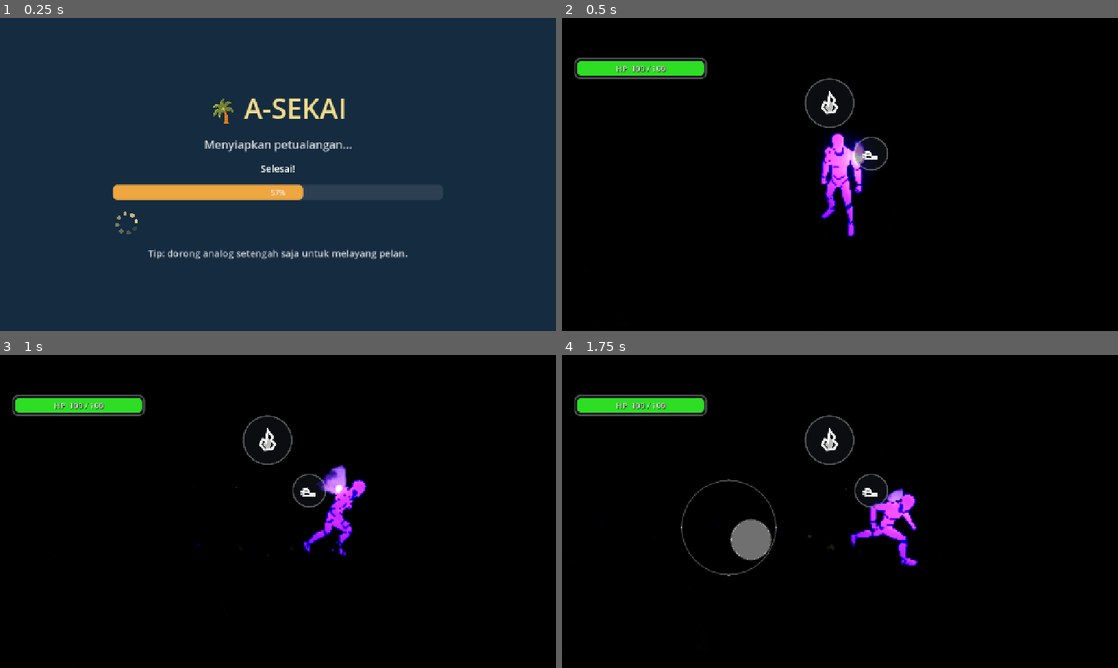
Above: before the commit, frames 1-4 (two rows, left to right).
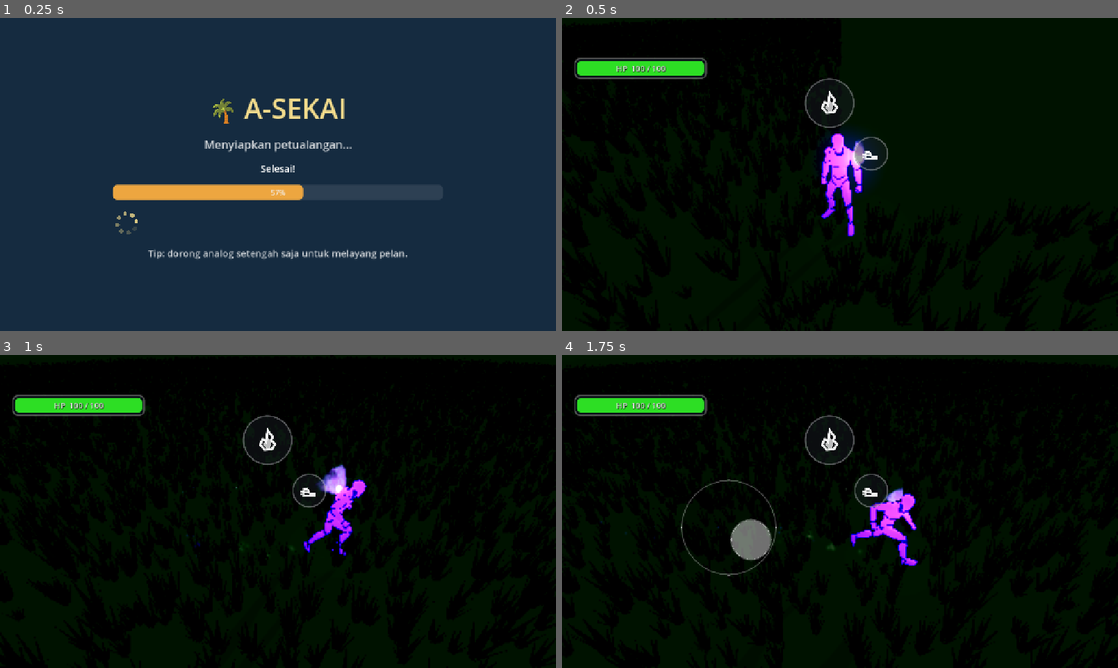
Above: after the commit, the same moments.

Repository: KyokoApp/Unity
Game: Godot game, scene res://packs/core_scripts/game_root.tscn
Two runs of this game, one before a commit and one after it. Both use one fixed random seed, a clock stepped at 60 frames per second and the inputs below. This scene is started directly instead of the project's main scene. Sound files missing from this copy of the repository are replaced by a short silence.
Inputs (mouse positions are in pixels of both pictures, inside the frame that each line leads up to):
- Up to frame 1 (0.25 s): no input
- Up to frame 2 (0.5 s): no input
- Up to frame 3 (1 s): move the mouse to (400, 495) at 0.52 s; hold Right (ui_right) from 0.53 s (still down); click (400, 495) at 0.67 s
- Up to frame 4 (1.75 s): release Right (ui_right) at 1.25 s; drag from (728, 527) to (812, 574) at 1.27 s

Frame 1 is identical in both runs. In frame 2, less than 0.1% of the frame differs, in the area x 52-55%, y 38-66%; in frame 3, 0.2%, in the area x 32-63%, y 34-65%; in frame 4, 0.2%.

Commit message:
Pulau 3km + danau/sungai + fix tanah kelihatan hitam
Permintaan user: 'map nya ubah jadi ukuran 3km x 3km dengan ada aliran
danau atau sungai dan fix itu kenapa tanah warna hitam bukan hijau'.

1) Ukuran pulau (island_shape.gd IslandShape.RADIUS): 6000->1500
   (~12km -> ~3km diameter). Dipakai otomatis oleh player.gd
   (_clamp_to_island, sudah baca IslandShape.radius_at() scr dinamis,
   tak ada angka hardcode terpisah) & shader tanah/rumput (disalin
   manual, lihat poin 2).

2) Danau + sungai baru (island_shape.gd: LAKE_*/RIVER_* + lake_factor/
   river_factor/any_water_factor) — 1 danau bundar (radius 90m) di
   (350,450), 1 sungai berkelok (sinus perpendicular, bukan garis lurus
   kaku) mengalir dr tepi danau ke laut. Teknik SAMA dgn garis pantai yg
   sudah ada (medan jarak + smoothstep, bukan mesh terpisah, jd tetap
   murah) — rumus disalin manual ke shader tanah (world.gd) & rumput
   (grass_blade.gdshader), gantikan water_factor() polos jd
   any_water_factor() (laut ATAU danau ATAU sungai) supaya keduanya dpt
   shading air+riak yg sama & rumput otomatis tak tumbuh di dalamnya.

3) FIX BUG 'tanah item bukan hijau' (world.gd _make_ground_material):
   akar masalah BUKAN bug render — ground_color round sblmnya
   (0.05,0.16,0.06) kelewat gelap (nyaris sama gelap dgn warna AKAR
   rumput, bagian paling gelap dari gradasinya), lalu ditumpuk lg
   shadow_tint (0.50) di sisi tak-menghadap-bulan + ambient malam yg
   memang sengaja diredupkan -> hasil akhir di bawah ambang persepsi
   warna (kelihatan nyaris hitam polos). Dinaikkan ke (0.13,0.33,0.12)
   -- setara area TENGAH gradasi hijau rumput (bukan akarnya) shg jelas
   kebaca hijau di bawah pencahayaan malam yg sama dipakai rumput 3D
   yg sudah terbukti kelihatan hijau di screenshot user.

Co-authored-by: arena-agent <297053741+arena-agent@users.noreply.github.com>

Diff:
--- a/project/packs/character_player/player.gd
+++ b/project/packs/character_player/player.gd
@@ -318,7 +318,9 @@
 	_speed01 = lerpf(_speed01, clampf(hv.length() / MAX_SPEED, 0.0, 1.0), 1.0 - exp(-8.0 * delta))
 	_advance_footsteps(hv.length(), delta)
 
-## Batas pulau ~12km (bag. C lanjutan, permintaan user): dunia dulu papan
+## Batas pulau (~3km, diperkecil dari ~12km per permintaan user ronde ini —
+## angka sebenarnya SELALU ikut IslandShape.RADIUS, tak di-hardcode di sini)
+## (bag. C lanjutan, permintaan user): dunia dulu papan
 ## tak berujung yg ikut pemain (WorldBoundaryShape3D, tak ada tepi sama
 ## sekali) — skrg pulau BERBATAS dgn laut di sekelilingnya. Drpd bikin mesh
 ## collision 3D yg cocok persis dgn garis pantai berombak (rumit & berat
--- a/project/packs/shaders_materials/grass_blade.gdshader
+++ b/project/packs/shaders_materials/grass_blade.gdshader
@@ -56,10 +56,11 @@
 uniform float trample_radius : hint_range(0.1, 5.0) = 1.3;
 
 // Batas pulau (ronde-46 lanjutan bag. C, permintaan user "pulau 12km +
-// laut"): rumput TAK BOLEH tumbuh di pasir/laut. Rumus disalin manual dr
-// island_shape.gd (IslandShape) & dr shader tanah di world.gd — WAJIB
+// laut"; ronde ini: pulau diperkecil ke 3km + danau/sungai ditambah).
+// Rumput TAK BOLEH tumbuh di pasir/laut/danau/sungai. Rumus disalin manual
+// dr island_shape.gd (IslandShape) & dr shader tanah di world.gd — WAJIB
 // disamakan kalau salah satu diubah (lihat komentar di island_shape.gd).
-const float ISLAND_RADIUS = 6000.0;
+const float ISLAND_RADIUS = 1500.0;
 const float BEACH_WIDTH = 55.0;
 float island_radius_at(float theta) {
 	return ISLAND_RADIUS * (1.0
@@ -72,6 +73,38 @@
 	float r = length(p);
 	float coast = island_radius_at(theta);
 	return clamp((r - (coast - BEACH_WIDTH)) / BEACH_WIDTH, 0.0, 1.0);
+}
+// Danau + sungai (IslandShape.lake_factor/river_factor, disalin manual —
+// permintaan user "ada aliran danau atau sungai"). WAJIB disamakan dgn
+// island_shape.gd & world.gd kalau salah satu diubah.
+const vec2 LAKE_CENTER = vec2(350.0, 450.0);
+const float LAKE_RADIUS = 90.0;
+const float LAKE_BANK = 14.0;
+const vec2 RIVER_DIR = vec2(0.6, 0.8);
+const vec2 RIVER_START = vec2(404.0, 522.0);
+const float RIVER_LENGTH = 900.0;
+const float RIVER_HALF_WIDTH = 16.0;
+const float RIVER_BANK = 10.0;
+const float RIVER_MEANDER_AMP = 55.0;
+const float RIVER_MEANDER_FREQ = 0.006;
+float lake_factor(vec2 p) {
+	float d = length(p - LAKE_CENTER);
+	return clamp((LAKE_RADIUS - d) / LAKE_BANK, 0.0, 1.0);
+}
+float river_factor(vec2 p) {
+	vec2 rp = p - RIVER_START;
+	vec2 perp = vec2(-RIVER_DIR.y, RIVER_DIR.x);
+	float u = dot(rp, RIVER_DIR);
+	float v = dot(rp, perp);
+	float meander = sin(u * RIVER_MEANDER_FREQ) * RIVER_MEANDER_AMP;
+	float dist = abs(v - meander);
+	float w = clamp((RIVER_HALF_WIDTH - dist) / RIVER_BANK, 0.0, 1.0);
+	float fade_in = clamp((u + RIVER_BANK) / (RIVER_BANK * 2.0), 0.0, 1.0);
+	float fade_out = 1.0 - clamp((u - (RIVER_LENGTH - RIVER_BANK)) / (RIVER_BANK * 2.0), 0.0, 1.0);
+	return w * fade_in * fade_out;
+}
+float any_water_factor(vec2 p) {
+	return max(island_water_factor(p), max(lake_factor(p), river_factor(p)));
 }
 
 varying float height_w;   // 0=akar, 1=ujung (dibaca dari COLOR.a mesh)
@@ -91,13 +124,14 @@
 
 	vec3 world_pos = (MODEL_MATRIX * vec4(VERTEX, 1.0)).xyz;
 
-	// Rumput lenyap sblm garis pantai (bukan tumbuh di pasir/laut) — fade
-	// mulai SEBELUM pasir penuh (wf 0.0-0.3) spy transisinya alami, bukan
-	// terpotong tajam pas garis air. Pakai teknik shrink-ke-akar yg sama
-	// spt edge_fade di atas (aman digabung, tinggal dikali lagi).
-	float wf = island_water_factor(world_pos.xz);
+	// Rumput lenyap sblm garis air (laut/danau/sungai) — fade mulai SEBELUM
+	// pasir/tepi penuh (wf 0.0-0.3) spy transisinya alami, bukan terpotong
+	// tajam pas garis air. Pakai teknik shrink-ke-akar yg sama spt edge_fade
+	// di atas (aman digabung, tinggal dikali lagi).
+	float wf = any_water_factor(world_pos.xz);
 	float island_fade = 1.0 - smoothstep(0.0, 0.3, wf);
 	VERTEX *= island_fade;
+
 
 	// Tekukan injak: cuma dihitung (termasuk inverse(MODEL_MATRIX) yg agak
 	// mahal) utk helai yg BENAR2 dekat pemain — dibungkus if supaya ribuan
--- a/project/packs/world_terrain/island_shape.gd
+++ b/project/packs/world_terrain/island_shape.gd
@@ -1,7 +1,8 @@
 extends RefCounted
 class_name IslandShape
-## Bentuk pulau ~12km (permintaan user, bag. C lanjutan): BUKAN lingkaran,
-## BUKAN kotak — garis pantai "alami" dibentuk dari jumlah beberapa gelombang
+## Bentuk pulau (permintaan user, ronde ini: "map nya ubah jadi ukuran 3km x
+## 3km") — SEBELUMNYA ~12km (RADIUS=6000), sekarang RADIUS=1500 (~3km
+## diameter). Garis pantai "alami" dibentuk dari jumlah beberapa gelombang
 ## sinus (harmonik) pada sudut (theta) di sekeliling pusat pulau, bukan noise
 ## acak biasa. Sengaja pakai sinus (bukan Perlin/noise texture) supaya
 ## RUMUS YANG SAMA PERSIS gampang disalin manual ke GLSL (grass_blade.gdshader
@@ -11,10 +12,32 @@
 ## PENTING: kalau formula RADIUS/harmonik di sini diubah, WAJIB disamakan
 ## juga secara manual di kedua shader itu (dicari komentar "IslandShape" di
 ## sana) — GDScript & GLSL tidak bisa berbagi kode langsung.
+##
+## DANAU + SUNGAI (permintaan user, ronde ini: "ada aliran danau atau
+## sungai"): ditambah 1 danau bundar + 1 sungai yg mengalir dari tepi danau
+## itu ke laut, memakai TEKNIK SAMA (medan jarak + smoothstep, bukan mesh
+## terpisah) — cukup diukur dari posisi dunia (x,z) makanya tetap murah &
+## gampang disalin ke GLSL persis spt formula pantai. Sungai dibuat berkelok
+## lewat 1 gelombang sinus tegak lurus arah alirannya (bukan garis lurus kaku).
 
-const RADIUS := 6000.0          # radius dasar sblm dibengkokkan harmonik (~12km diameter)
-const BEACH_WIDTH := 55.0       # lebar pita pasir/transisi darat->air
+const RADIUS := 1500.0          # radius dasar sblm dibengkokkan harmonik (~3km diameter)
+const BEACH_WIDTH := 55.0       # lebar pita pasir/transisi darat->air (pantai laut)
 const COAST_MARGIN := 30.0      # pemain berhenti sekian meter SEBELUM garis air penuh
+
+# --- Danau (bundar, dgn pita "pantai" kecil di tepinya spt laut tapi lbh sempit) ---
+const LAKE_CENTER := Vector2(350.0, 450.0)
+const LAKE_RADIUS := 90.0
+const LAKE_BANK := 14.0
+
+# --- Sungai: mengalir dr tepi danau (arah RIVER_DIR) sampai keluar ke laut.
+# Berkelok lewat 1 sinus tegak lurus arah alirannya (v = offset menyamping).
+const RIVER_DIR := Vector2(0.6, 0.8)          # sudah satuan (0.6^2+0.8^2=1), arah keluar dr danau ke laut
+const RIVER_START := Vector2(404.0, 522.0)    # = LAKE_CENTER + RIVER_DIR*LAKE_RADIUS (tepi danau)
+const RIVER_LENGTH := 900.0                    # cukup jauh utk tembus garis pantai di arah ini
+const RIVER_HALF_WIDTH := 16.0
+const RIVER_BANK := 10.0                       # lebar transisi tepi sungai
+const RIVER_MEANDER_AMP := 55.0                # sejauh apa sungai berkelok menyamping
+const RIVER_MEANDER_FREQ := 0.006              # makin kecil = kelokan makin lebar/landai
 
 ## Jarak dari pusat pulau (world XZ) sampai batas pantai, pada sudut theta
 ## (radian, dari atan2(z, x)). Hasil > jarak ini = laut.
@@ -24,10 +47,37 @@
 		+ 0.11 * sin(theta * 7.0 + 0.7)
 		+ 0.06 * sin(theta * 11.0 + 2.4))
 
-## 0.0 = darat penuh (jauh dr pantai), 1.0 = laut penuh (jauh dr pantai),
-## di antaranya = pita pasir/transisi. Dipakai shader tanah utk blend warna.
+## 0.0 = darat penuh (jauh dr pantai laut), 1.0 = laut penuh (jauh dr pantai),
+## di antaranya = pita pasir/transisi. HANYA garis pantai LAUT (bukan danau/
+## sungai) — dipakai player.gd utk membatasi jalan kaki (lihat COAST_MARGIN).
 static func water_factor(world_x: float, world_z: float) -> float:
 	var theta := atan2(world_z, world_x)
 	var r := sqrt(world_x * world_x + world_z * world_z)
 	var coast := radius_at(theta)
 	return clampf((r - (coast - BEACH_WIDTH)) / BEACH_WIDTH, 0.0, 1.0)
+
+## 0.0 = darat, 1.0 = danau penuh, di antaranya = tepi danau. Rumus SAMA
+## persis dgn yg disalin ke GLSL (world.gd & grass_blade.gdshader).
+static func lake_factor(world_x: float, world_z: float) -> float:
+	var d := Vector2(world_x, world_z).distance_to(LAKE_CENTER)
+	return clampf((LAKE_RADIUS - d) / LAKE_BANK, 0.0, 1.0)
+
+## 0.0 = darat, 1.0 = sungai penuh, di antaranya = tepi sungai. Rumus SAMA
+## persis dgn yg disalin ke GLSL.
+static func river_factor(world_x: float, world_z: float) -> float:
+	var p := Vector2(world_x, world_z) - RIVER_START
+	var perp := Vector2(-RIVER_DIR.y, RIVER_DIR.x)
+	var u := p.dot(RIVER_DIR)
+	var v := p.dot(perp)
+	var meander := sin(u * RIVER_MEANDER_FREQ) * RIVER_MEANDER_AMP
+	var dist := absf(v - meander)
+	var w := clampf((RIVER_HALF_WIDTH - dist) / RIVER_BANK, 0.0, 1.0)
+	var fade_in := clampf((u - (-RIVER_BANK)) / (RIVER_BANK * 2.0), 0.0, 1.0)
+	var fade_out := 1.0 - clampf((u - (RIVER_LENGTH - RIVER_BANK)) / (RIVER_BANK * 2.0), 0.0, 1.0)
+	return w * fade_in * fade_out
+
+## Gabungan (laut ATAU danau ATAU sungai) — dipakai grass utk tahu di mana
+## rumput TIDAK boleh tumbuh (semua badan air, bukan cuma laut).
+static func any_water_factor(world_x: float, world_z: float) -> float:
+	return maxf(water_factor(world_x, world_z),
+		maxf(lake_factor(world_x, world_z), river_factor(world_x, world_z)))
--- a/project/packs/world_terrain/world.gd
+++ b/project/packs/world_terrain/world.gd
@@ -185,9 +185,28 @@
 ## "IslandShape" di island_shape.gd kalau perlu ubah radius/garis pantai).
 ## Krn baik darat maupun laut sama2 rata (y=0), satu bidang yg sama cukup
 ## utk keduanya, tinggal warnanya yg beda tergantung posisi dunia absolut.
+##
+## FIX BUG (laporan user: "tanah warna hitam bukan hijau"): ground_color
+## sblmnya (0.05,0.16,0.06) HAMPIR SAMA GELAP dgn warna akar (paling gelap)
+## di grass_blade.gdshader, lalu masih dikalikan lg shadow_tint (0.50) di
+## sisi tak-menghadap-bulan + ambient malam yg memang sengaja diredupkan —
+## hasil akhirnya berada di bawah ambang persepsi warna (kelihatan nyaris
+## hitam polos, bukan salah render, cuma kegelapan menumpuk kebablasan).
+## Dinaikkan ke (0.13,0.33,0.12) -- setara area TENGAH gradasi hijau helai
+## rumput (bukan sekelam akarnya) shg tetap "tua"/tak neon tapi terang cukup
+## utk lolos ambang itu & jelas kebaca hijau di bawah pencahayaan malam yg
+## sama persis dgn yg dipakai rumput 3D di atasnya.
+##
+## RONDE INI JUGA: danau+sungai (permintaan user "ada aliran danau atau
+## sungai") ditambah lewat any_water_factor() (gabungan laut ATAU danau
+## ATAU sungai, rumus lake_factor/river_factor disalin manual dr
+## island_shape.gd, WAJIB disamakan kalau salah satu diubah) — dipakai
+## gantikan water_factor() polos di fragment(), shg danau/sungai dapat
+## shading air+riak yg SAMA dgn laut tanpa kode terpisah.
 func _make_ground_material() -> ShaderMaterial:
 	var mat := ShaderMaterial.new()
 	var sh := Shader.new()
+
 	sh.code = """
 shader_type spatial;
 render_mode cull_back, depth_draw_opaque;
@@ -196,7 +215,7 @@
 // streaming yg SKRG jauh lebih tebal (world.gd GRASS_CHUNK_INSTANCES) yg
 // bertugas kasih detail/tekstur visual; tanah di baliknya cukup warna
 // solid senada spy menyatu, bukan malah "ramai" bersaing dgn tuft di atas.
-uniform vec3 ground_color : source_color = vec3(0.05, 0.16, 0.06);
+uniform vec3 ground_color : source_color = vec3(0.13, 0.33, 0.12);
 uniform float shadow_tint : hint_range(0.0, 1.0) = 0.50;
 uniform float mid_tint : hint_range(0.0, 1.0) = 0.82;
 // --- Pulau/laut (IslandShape, disalin manual dr island_shape.gd) ---
@@ -219,7 +238,7 @@
 
 // island_shape.gd IslandShape.radius_at() -- HARUS SAMA PERSIS (lihat
 // komentar di island_shape.gd kalau ubah salah satu, ubah keduanya).
-const float ISLAND_RADIUS = 6000.0;
+const float ISLAND_RADIUS = 1500.0;
 const float BEACH_WIDTH = 55.0;
 float island_radius_at(float theta) {
 	return ISLAND_RADIUS * (1.0
@@ -235,12 +254,47 @@
 	return clamp((r - (coast - BEACH_WIDTH)) / BEACH_WIDTH, 0.0, 1.0);
 }
 
+// --- Danau + sungai (IslandShape.lake_factor/river_factor, disalin manual —
+// permintaan user "ada aliran danau atau sungai"). HARUS SAMA PERSIS dgn
+// island_shape.gd & grass_blade.gdshader kalau salah satu diubah.
+const vec2 LAKE_CENTER = vec2(350.0, 450.0);
+const float LAKE_RADIUS = 90.0;
+const float LAKE_BANK = 14.0;
+const vec2 RIVER_DIR = vec2(0.6, 0.8);
+const vec2 RIVER_START = vec2(404.0, 522.0);
+const float RIVER_LENGTH = 900.0;
+const float RIVER_HALF_WIDTH = 16.0;
+const float RIVER_BANK = 10.0;
+const float RIVER_MEANDER_AMP = 55.0;
+const float RIVER_MEANDER_FREQ = 0.006;
+float lake_factor(vec2 p) {
+	float d = length(p - LAKE_CENTER);
+	return clamp((LAKE_RADIUS - d) / LAKE_BANK, 0.0, 1.0);
+}
+float river_factor(vec2 p) {
+	vec2 rp = p - RIVER_START;
+	vec2 perp = vec2(-RIVER_DIR.y, RIVER_DIR.x);
+	float u = dot(rp, RIVER_DIR);
+	float v = dot(rp, perp);
+	float meander = sin(u * RIVER_MEANDER_FREQ) * RIVER_MEANDER_AMP;
+	float dist = abs(v - meander);
+	float w = clamp((RIVER_HALF_WIDTH - dist) / RIVER_BANK, 0.0, 1.0);
+	float fade_in = clamp((u + RIVER_BANK) / (RIVER_BANK * 2.0), 0.0, 1.0);
+	float fade_out = 1.0 - clamp((u - (RIVER_LENGTH - RIVER_BANK)) / (RIVER_BANK * 2.0), 0.0, 1.0);
+	return w * fade_in * fade_out;
+}
+// Laut ATAU danau ATAU sungai — satu nilai gabungan dipakai fragment() shg
+// keduanya (bukan cuma laut) dapat shading air+riak yg sama.
+float any_water_factor(vec2 p) {
+	return max(water_factor(p), max(lake_factor(p), river_factor(p)));
+}
+
 void vertex() { wp = (MODEL_MATRIX * vec4(VERTEX, 1.0)).xyz; }
 
 void fragment() {
 	vec3 land_col = ground_color;
 
-	float wf = water_factor(wp.xz);
+	float wf = any_water_factor(wp.xz);
 	// riak air sederhana & MURAH (2 lapis noise digeser TIME, bukan
 	// simulasi gelombang sungguhan) -- cukup utk kesan "air hidup" mobile.
 	float ripple = gnoise(wp.xz * 0.05 + vec2(TIME * 0.06, TIME * 0.04))
